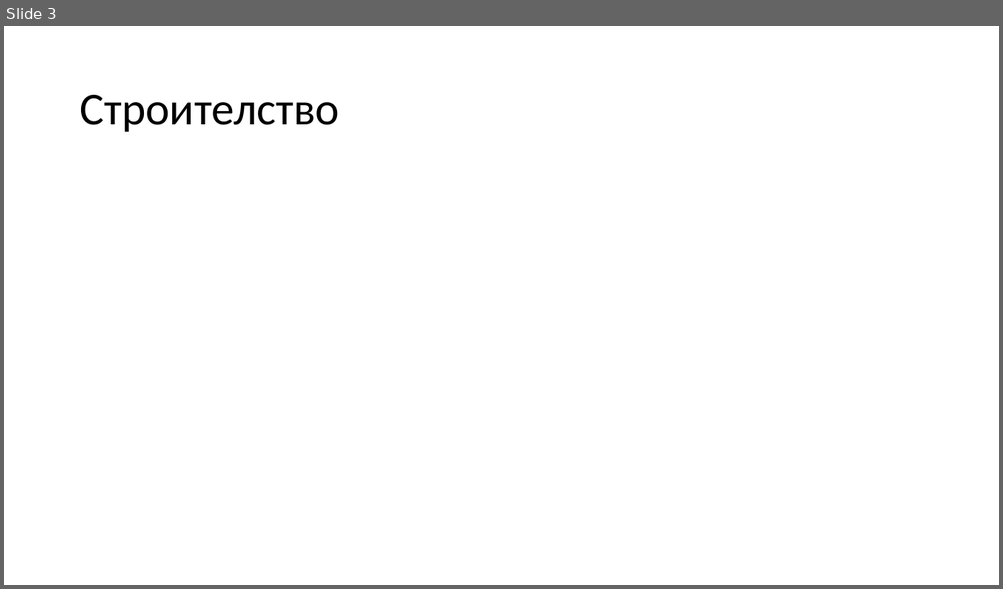
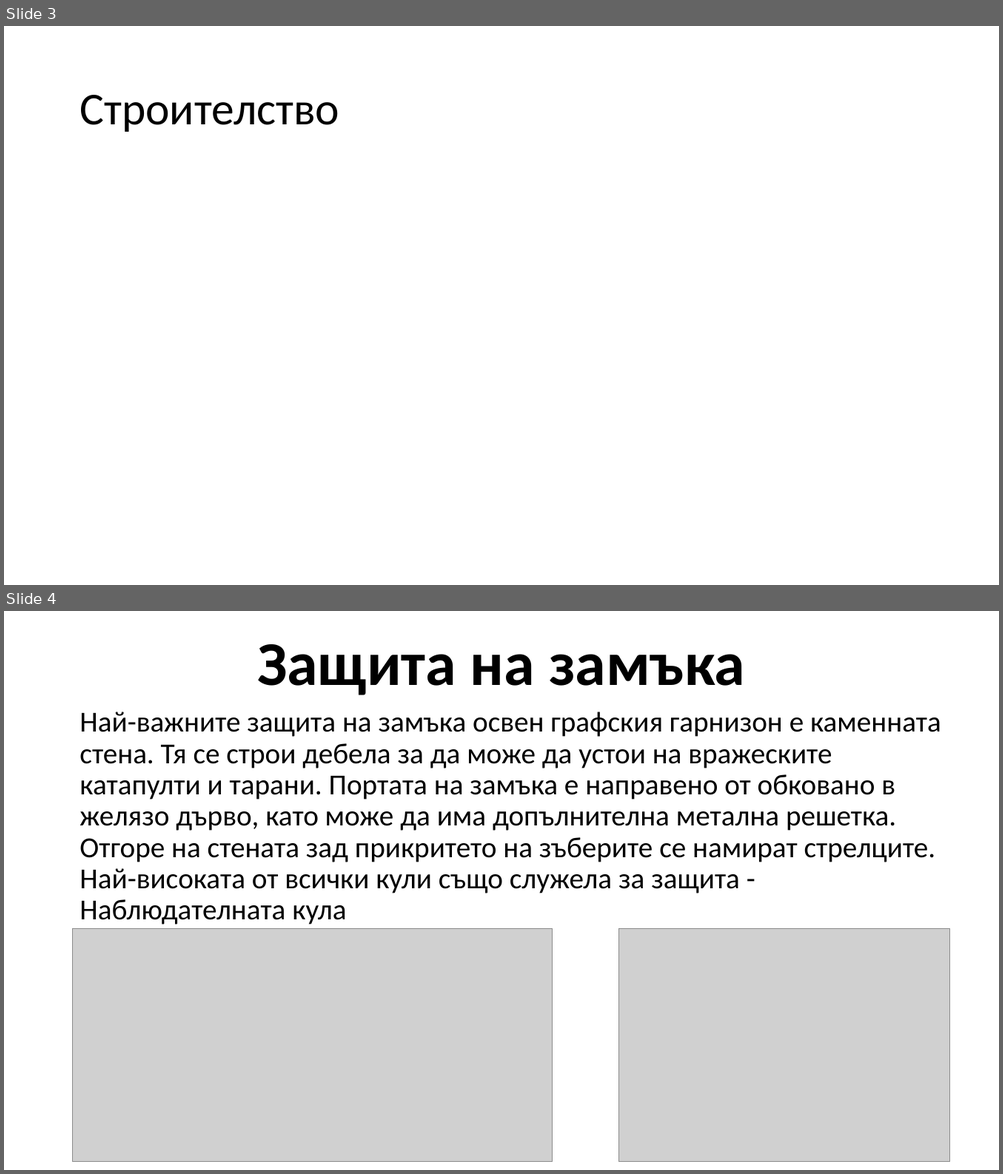
Before and after one commit to zahari02/Prezentaciq, a slide deck: Замъците в Средновековието.pptx. Shown one above the other, each under a label of ours: slide 3 before the commit, slides 3 and 4 after it. The pictures are 1003x589 and 1003x1174 pixels, drawn with LibreOffice and Linux fonts; fonts in the diff are those of the drawing; grey boxes stand for pictures. Boxes give left, top, right and bottom in pixels: in the first picture for what was removed or moved away, otherwise in the second. Text is boxed around its words. In the diff, an @@ line names an element or a change of style, - is before the commit and + after.

```diff
--- a/Замъците в Средновековието.pptx
+++ b/Замъците в Средновековието.pptx
@@ slide 4 added at bbox=[4, 611, 999, 1170], background #FFFFFF @@
@@ title added at bbox=[257, 644, 745, 695], 60 pt, text #000000, bold @@
+Защита на замъка
@@ text added at bbox=[79, 712, 941, 925], 28 pt, text #000000 @@
+Най-важните защита на замъка освен графския гарнизон е каменната стена. Тя се строи дебела за да може да устои на вражеските катапулти и тарани. Портата на замъка е направено от обковано в желязо дърво, като може да има допълнителна метална решетка. Отгоре на стената зад прикритето на зъберите се намират стрелците. Най-високата от всички кули също служела за защита - Наблюдателната кула
@@ picture added at bbox=[73, 929, 552, 1162] @@
@@ picture added at bbox=[619, 929, 949, 1162] @@
```
Also in this commit, not shown: 1 slide changed, 2 other slides added, 1 slide removed.
